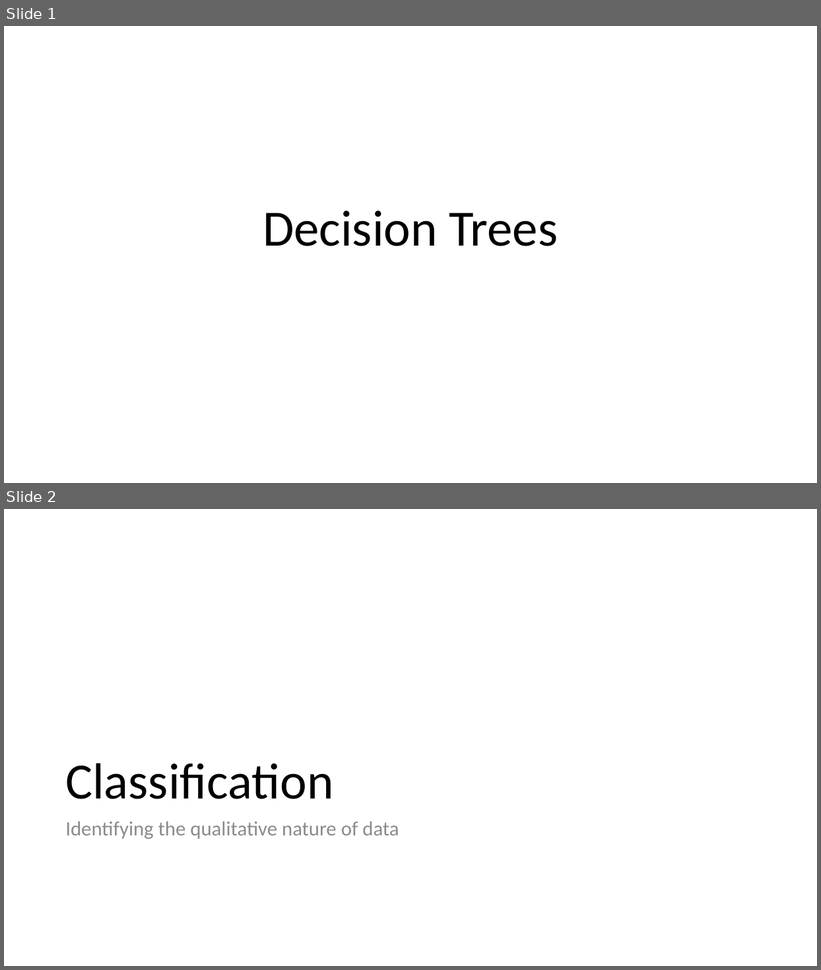
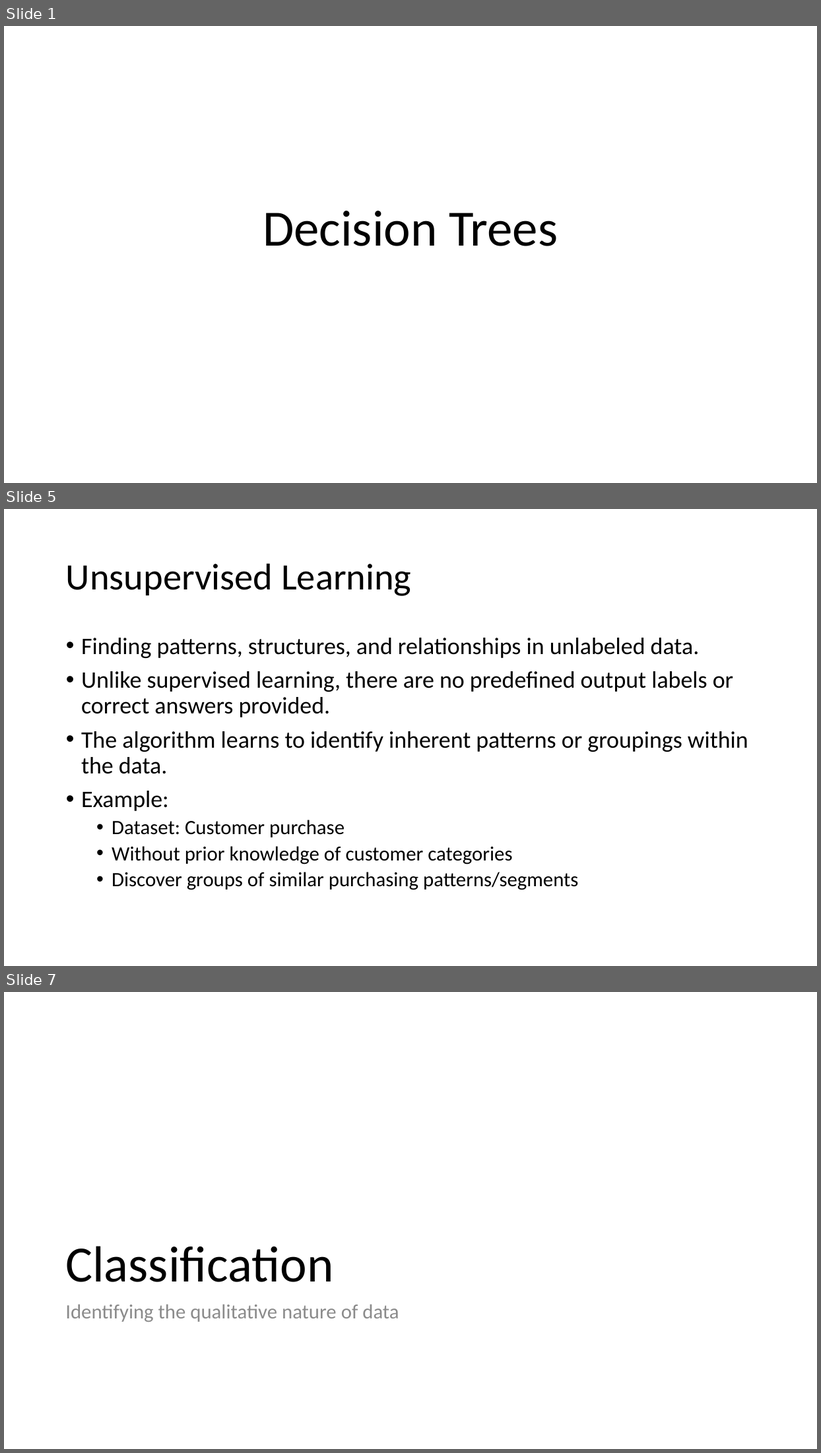
Before and after one commit to meenakshsundaram/AIML, a slide deck: DecisionTrees/DecisionTrees.pptx. Shown one above the other, each under a label of ours: slides 1 and 2 before the commit, slides 1, 5 and 7 after it; the slides between them are not shown. The pictures are 821x970 and 821x1453 pixels, drawn with LibreOffice and Linux fonts; fonts in the diff are those of the drawing. Boxes give left, top, right and bottom in pixels: in the first picture for what was removed or moved away, otherwise in the second. Text is boxed around its words. In the diff, an @@ line names an element or a change of style, - is before the commit and + after.

```diff
--- a/DecisionTrees/DecisionTrees.pptx
+++ b/DecisionTrees/DecisionTrees.pptx
@@ slide 5 added at [4,509,817,966], background #FFFFFF @@
@@ title added at [66,563,411,596], 44 pt, text #000000 @@
+Unsupervised Learning
@@ text added at [81,638,748,890], 28 pt, text #000000 @@
+• Finding patterns, structures, and relationships in unlabeled data.
+• Unlike supervised learning, there are no predefined output labels or correct answers provided.
+• The algorithm learns to identify inherent patterns or groupings within the data.
+• Example:
+  • Dataset: Customer purchase
+  • Without prior knowledge of customer categories
+  • Discover groups of similar purchasing patterns/segments
@@ what was slide 2 is now slide 7 @@
```
Also in this commit, not shown: 4 slides changed, 6 other slides added.
